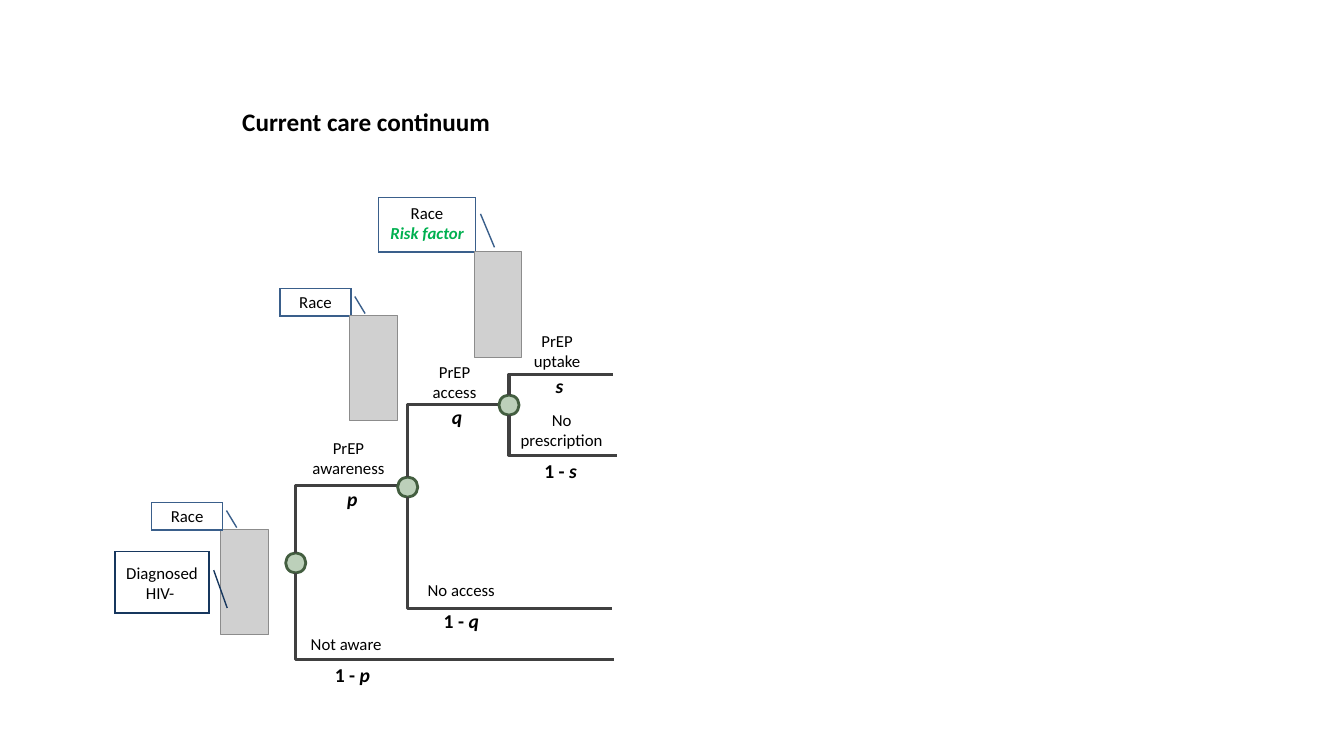
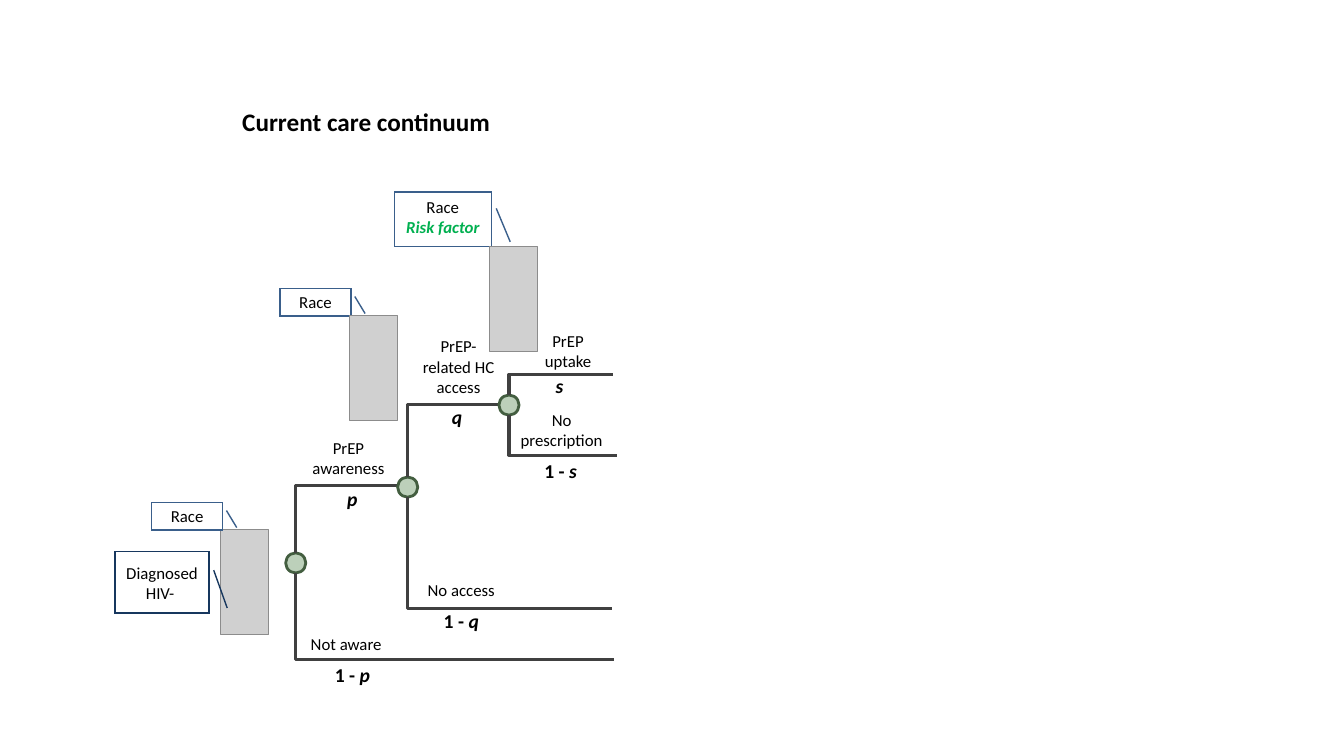
Before and after one commit to syzoekao/EpiModelCEA-presentation, a slide deck: slide 5 of _book/figures/WHAMP_FlowDiagram.pptx (slide 4 before the commit). Drawn at 1344x756 pixels with LibreOffice and Linux fonts; fonts in the diff are those of the drawing; grey boxes stand for pictures. Boxes give left, top, right and bottom in pixels: in the first picture for what was removed or moved away, otherwise in the second. Text is boxed around its words. In the diff, an @@ line names an element or a change of style, - is before the commit and + after.

```diff
--- a/_book/figures/WHAMP_FlowDiagram.pptx
+++ b/_book/figures/WHAMP_FlowDiagram.pptx
@@ border callout "Race": place and size @@
-border callout "Race" at box(379, 198, 476, 252)
+border callout "Race" at box(394, 193, 491, 247)
@@ picture: place and size @@
-picture at box(474, 252, 521, 357)
+picture at box(490, 246, 537, 351)
@@ text "PrEP uptake": place and size @@
-text "PrEP uptake" at box(534, 336, 580, 370)
+text "PrEP uptake" at box(545, 336, 591, 370)
@@ text at box(423, 341, 494, 393): text changed @@
-PrEP access
+PrEP-related HC access
```
Also in this commit, not shown: 1 other slide changed, 2 slides added, 1 slide removed, 28 other files.
